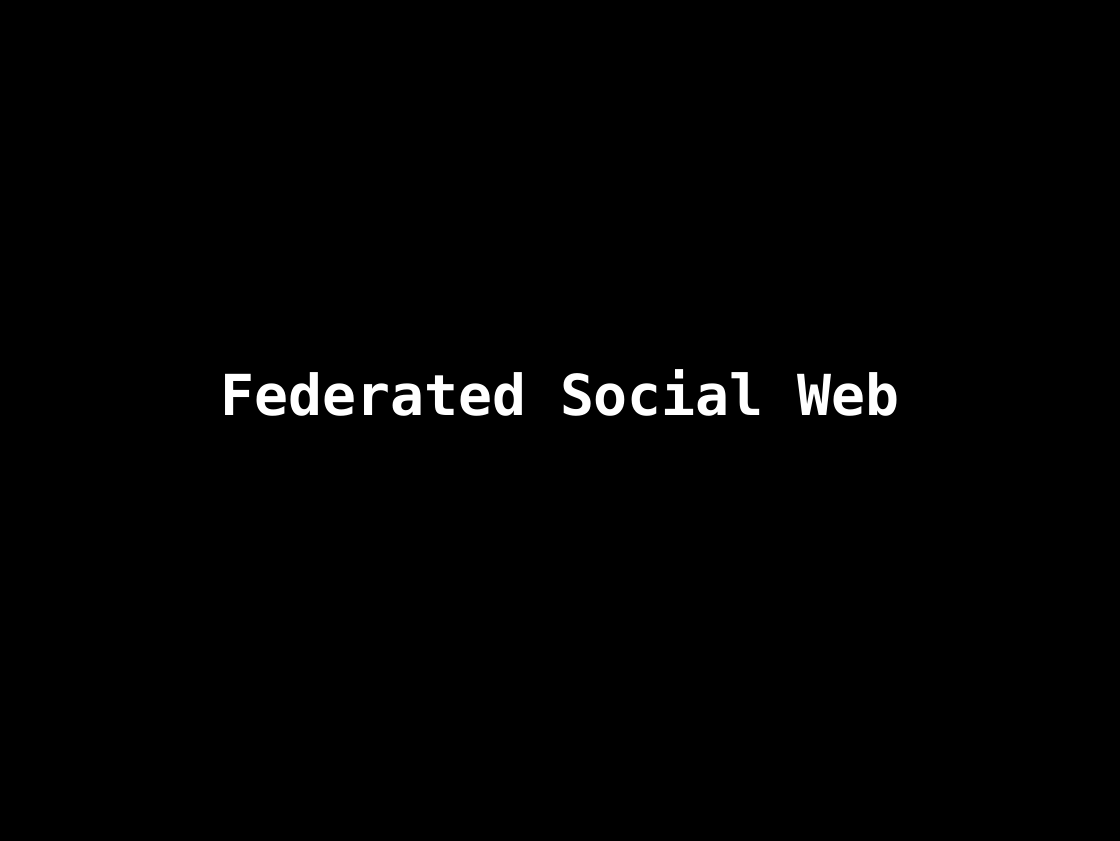
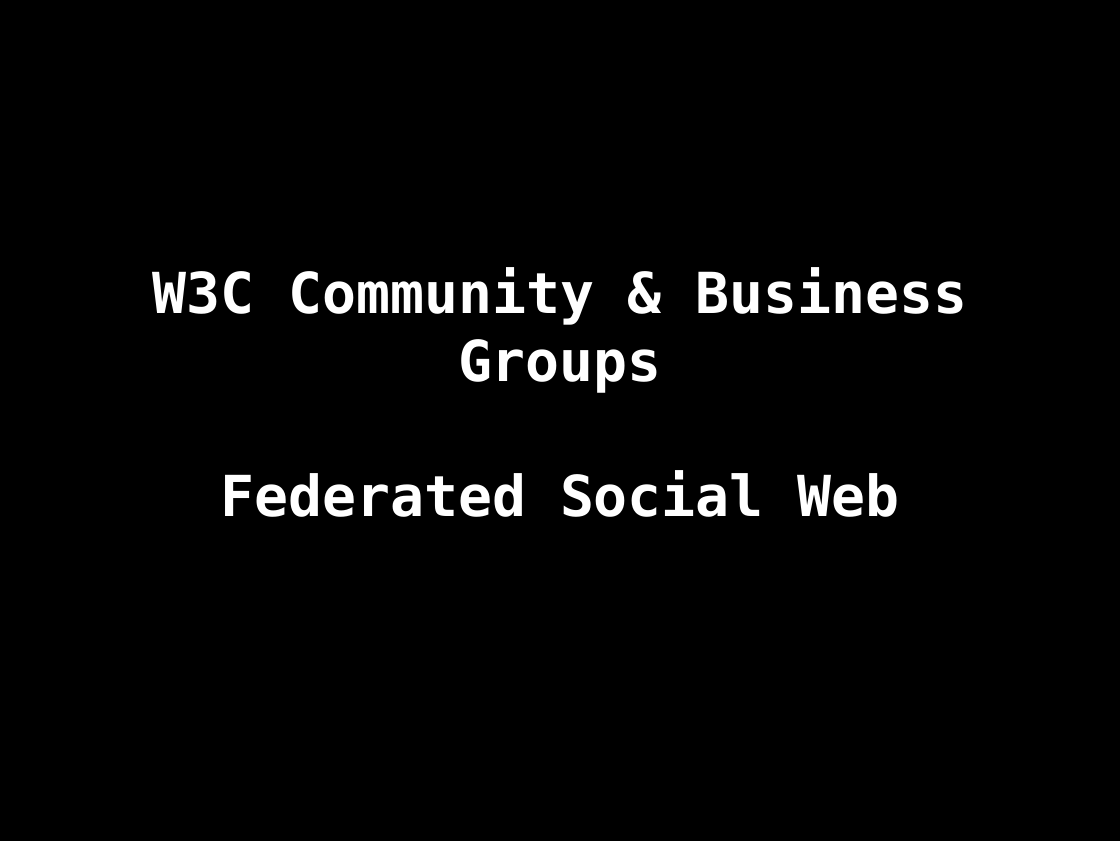
Before and after one commit to danja/hyperdata-2015, a slide deck: slide 85 of docs/salzburg/slides.odp (slide 79 before the commit). Drawn at 1120x841 pixels with LibreOffice and Linux fonts; fonts in the diff are those of the drawing. Boxes give left, top, right and bottom in pixels: in the first picture for what was removed or moved away, otherwise in the second. Text is boxed around its words. In the diff, an @@ line names an element or a change of style, - is before the commit and + after.

```diff
--- a/docs/salzburg/slides.odp
+++ b/docs/salzburg/slides.odp
@@ subtitle at [152, 267, 968, 393]: paragraph added @@
+W3C Community & Business Groups
```
Also in this commit, not shown: 4 other slides changed, 4 slides added, 1 slide removed, 2 other files.
